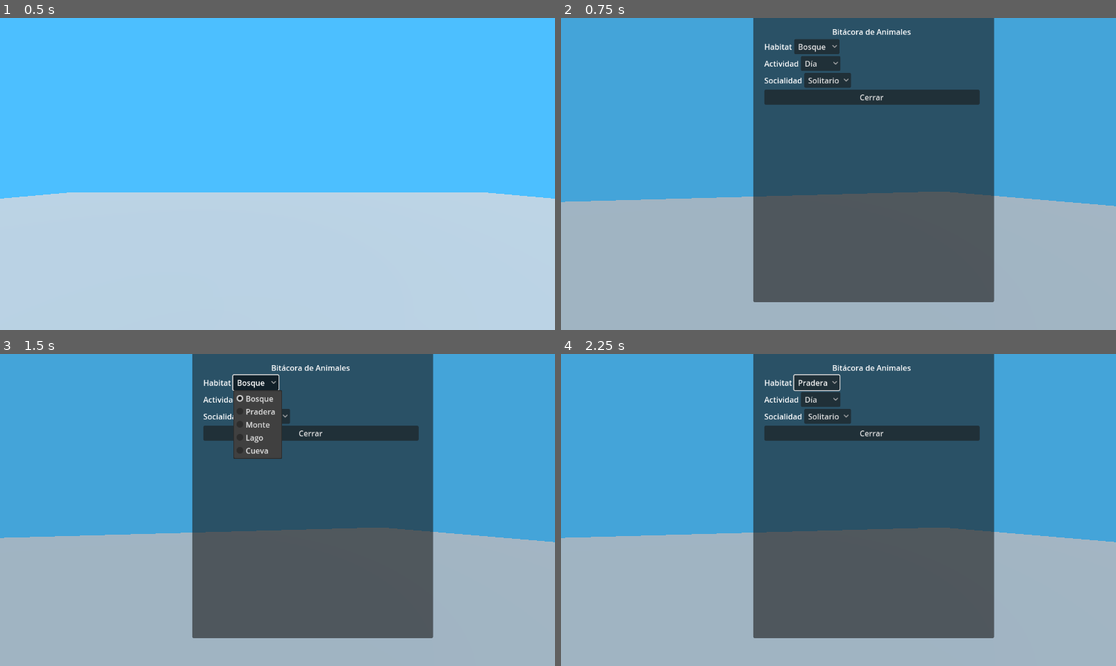
Above: before the commit, frames 1-4 (two rows, left to right).
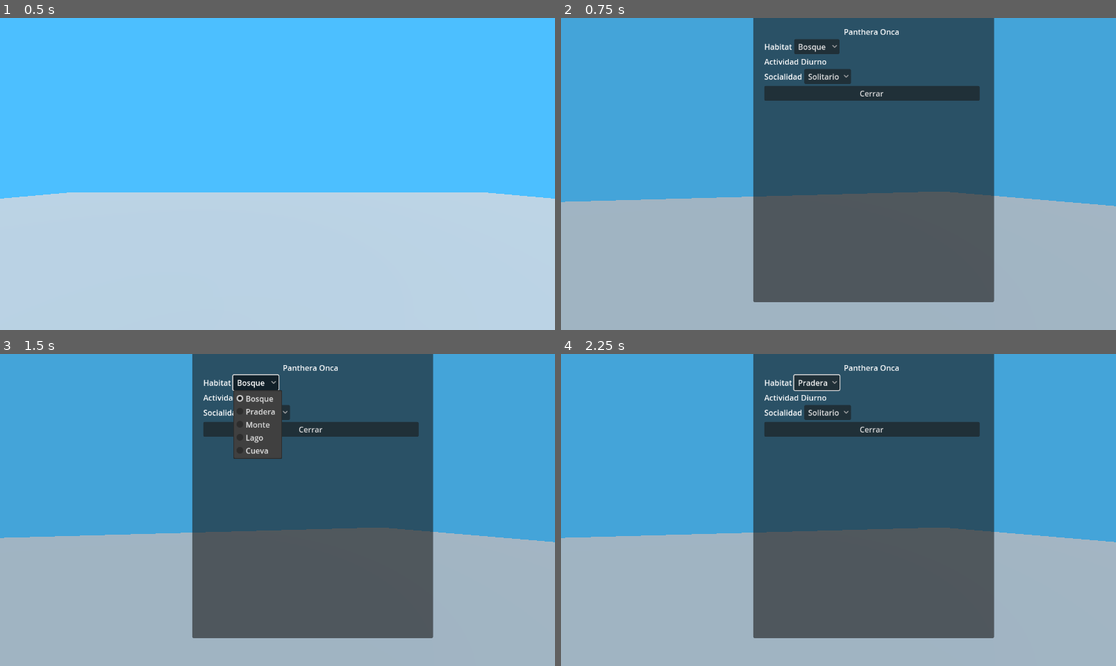
Above: after the commit, the same moments.

Repository: i4nkvrtjs/godotGameJam
Game: Godot game, scene res://lvl.tscn
The game is run twice, just before and just after one commit, with the same random seed, the same clock (stepped at 60 frames per second) and the same inputs.
Inputs (mouse positions are in pixels of both pictures, inside the frame that each line leads up to):
- Up to frame 1 (0.5 s): no input
- Up to frame 2 (0.75 s): tap Enter at 0.5 s; move the mouse to (866, 174) at 0.52 s; hold W (forward) from 0.53 s (still down); hold Tab (toggleLog) from 0.53 s (still down)
- Up to frame 3 (1.5 s): tap Space (jump) at 0.77 s; release W (forward) at 1.25 s; release Tab (toggleLog) at 1.25 s; click "Bosque" at 1.25 s
- Up to frame 4 (2.25 s): click "Solitario" at 2 s

Frame 1 is identical in both runs. In frame 2, 1.9% of the frame differs, in the area x 36-76%, y 3-28%; in frame 3, 1.2%; in frame 4, 1.9%.

Commit message:
Log con diferentes paginas y distintos parametros interactuables

Diff:
--- a/gamejam/game_manager.gd
+++ b/gamejam/game_manager.gd
@@ -8,3 +8,5 @@
 func _input(event):
 	if event.is_action_pressed("toggleLog"):
 		animalLog.toggle_log()
+	elif event.is_action_pressed("logNext"):
+		animalLog.next_animal()
--- a/gamejam/log.gd
+++ b/gamejam/log.gd
@@ -1,30 +1,132 @@
 extends Control
 
 @export var game_manager: Node
+@export var animals := [
+	{
+		"Nombre": "Panthera Onca",
+		"Habitat": "Bosque",
+		"Actividad": "Diurno",
+		"Socialidad": "Solitario",
+		"Interactuable": ["Habitat", "Socialidad"]
+	},
+	{
+		"Nombre": "Hippocamelus Bisulcus",
+		"Habitat": "Bosque",
+		"Actividad": "Diurno",
+		"Socialidad": "Solitario",
+		"Interactuable": ["Socialidad"]
+	},
+	{
+		"Nombre": "Tyto Alba",
+		"Habitat": "Bosque",
+		"Actividad": "Nocturno",
+		"Socialidad": "Solitario",
+		"Interactuable": ["Actividad", "Socialidad"]
+	},
+	{
+		"Nombre": "Chonchón",
+		"Habitat": "Cueva",
+		"Actividad": "Nocturno",
+		"Socialidad": "Grupal",
+		"Interactuable": ["Habitat", "Actividad", "Socialidad"]
+	},
+	{
+		"Nombre": "Caimán Yacaré",
+		"Habitat": "Lago",
+		"Actividad": "Diurno",
+		"Socialidad": "Grupal",
+		"Interactuable": ["Habitat", "Actividad"]
+	},
+	{
+		"Nombre": "Nahuelito",
+		"Habitat": "Lago",
+		"Actividad": "Nocturno",
+		"Socialidad": "Solitario",
+		"Interactuable": ["Habitat", "Actividad","Socialidad"]
+	},
+	{
+		"Nombre": "Nyctibius Griseus",
+		"Habitat": "Monte",
+		"Actividad": "Diurno",
+		"Socialidad": "Solitario",
+		"Interactuable": ["Socialidad"]
+	},
+	{
+		"Nombre": "Priodontes Maximus",
+		"Habitat": "Monte",
+		"Actividad": "Diurno",
+		"Socialidad": "Solitario",
+		"Interactuable": ["Habitat"]
+	},
+	{
+		"Nombre": "Chancha con Cadenas",
+		"Habitat": "Monte",
+		"Actividad": "Nocturno",
+		"Socialidad": "Solitario",
+		"Interactuable": ["Actividad", "Socialidad"]
+	},
+	{
+		"Nombre": "Hydrochoerus Hydrochaeris",
+		"Habitat": "Pradera",
+		"Actividad": "Diurno",
+		"Socialidad": "Grupal",
+		"Interactuable": ["Actividad"]
+	},
+	{
+		"Nombre": "Aguará Guazú",
+		"Habitat": "Pradera",
+		"Actividad": "Nocturno",
+		"Socialidad": "Solitario",
+		"Interactuable": ["Actividad", "Socialidad"]
+	}
+]
+
 @export var category_options: Dictionary = {
 	"Habitat": ["Bosque", "Pradera", "Monte", "Lago", "Cueva"],
 	"Actividad": ["Día", "Noche"],
 	"Socialidad": ["Solitario", "Grupal"]
 }
-var button_paths = {
-	"Habitat": "Panel/VBoxContainer/Habitat/Habitat_OptionButton",
-	"Actividad": "Panel/VBoxContainer/Actividad/Actividad_OptionButton",
-	"Socialidad": "Panel/VBoxContainer/Socialidad/Socialidad_OptionButton"
+var categoryElements = {
+	"Habitat": {
+		"button": "Panel/VBoxContainer/Habitat/Habitat_OptionButton",
+		"label": "Panel/VBoxContainer/Habitat/HabitatLabel"
+		},
+	"Actividad": {
+		"button": "Panel/VBoxContainer/Actividad/Actividad_OptionButton",
+		"label": "Panel/VBoxContainer/Actividad/ActividadLabel"
+		},
+	"Socialidad": {
+		"button": "Panel/VBoxContainer/Socialidad/Socialidad_OptionButton",
+		"label": "Panel/VBoxContainer/Socialidad/SocialidadLabel"
+		}
 }
+
+var currentAnimalIndex : int = 0
+var isLogOpen : bool = false
 
 func _ready():
 	process_mode = Node.PROCESS_MODE_ALWAYS
 	update_ui()
 	hide_log()
-	set_process_unhandled_input(true)
 
 func update_ui():
+	var animal = animals[currentAnimalIndex]
+	$Panel/VBoxContainer/AnimalName.text = animal["Nombre"]
 	for category in category_options.keys():
-		var button: OptionButton = get_node_or_null(button_paths[category])
-		if button:
+		var button: OptionButton = get_node_or_null(categoryElements[category]["button"])
+		var label: Label = get_node_or_null(categoryElements[category]["label"])
+
+		if button and label:
 			button.clear()
 			for option in category_options[category]:
 				button.add_item(option)
+
+			var esInteractuable = category in animal["Interactuable"]
+			button.visible = esInteractuable
+			label.visible = not esInteractuable
+
+			if not esInteractuable:
+				label.text = animal[category]
 
 func _on_option_selected(index: int, button: OptionButton, category: String):
 	print(category, "selected:", button.get_item_text(index))
@@ -49,3 +151,21 @@
 
 func _on_cerrar_pressed():
 	hide_log()
+
+func next_animal():
+	if currentAnimalIndex < animals.size() -1:
+		currentAnimalIndex += 1
+		update_ui()
+
+func prev_animal():
+	if currentAnimalIndex > 0:
+		currentAnimalIndex -= 1
+		update_ui()
+
+func _input(event):
+	if event.is_action_pressed("toggleLog"):
+		toggle_log()
+	elif event.is_action_pressed("logNext"):
+		next_animal()
+	elif event.is_action_pressed("logPrev"):
+		prev_animal()
--- a/gamejam/log.tscn
+++ b/gamejam/log.tscn
@@ -46,11 +46,10 @@
 offset_right = 470.0
 offset_bottom = 520.0
 
-[node name="Titulo" type="Label" parent="Panel/VBoxContainer"]
+[node name="AnimalName" type="Label" parent="Panel/VBoxContainer"]
 layout_mode = 2
 size_flags_horizontal = 4
 size_flags_vertical = 0
-text = "Bitácora de Animales"
 
 [node name="Habitat" type="HBoxContainer" parent="Panel/VBoxContainer"]
 layout_mode = 2
@@ -66,6 +65,9 @@
 size_flags_horizontal = 8
 size_flags_vertical = 4
 
+[node name="HabitatLabel" type="Label" parent="Panel/VBoxContainer/Habitat"]
+layout_mode = 2
+
 [node name="Actividad" type="HBoxContainer" parent="Panel/VBoxContainer"]
 layout_mode = 2
 
@@ -74,6 +76,9 @@
 text = "Actividad"
 
 [node name="Actividad_OptionButton" type="OptionButton" parent="Panel/VBoxContainer/Actividad"]
+layout_mode = 2
+
+[node name="ActividadLabel" type="Label" parent="Panel/VBoxContainer/Actividad"]
 layout_mode = 2
 
 [node name="Socialidad" type="HBoxContainer" parent="Panel/VBoxContainer"]
@@ -86,6 +91,9 @@
 [node name="Socialidad_OptionButton" type="OptionButton" parent="Panel/VBoxContainer/Socialidad"]
 layout_mode = 2
 
+[node name="SocialidadLabel" type="Label" parent="Panel/VBoxContainer/Socialidad"]
+layout_mode = 2
+
 [node name="Cerrar" type="Button" parent="Panel/VBoxContainer"]
 layout_mode = 2
 text = "Cerrar"
--- a/gamejam/lvl.tscn
+++ b/gamejam/lvl.tscn
@@ -75,21 +75,21 @@
 shape = SubResource("ConcavePolygonShape3D_hqtel")
 
 [node name="Player" type="CharacterBody3D" parent="."]
-transform = Transform3D(1, 0, 0, 0, 1, 0, 0, 0, 1, 0, -0.455746, 0)
+transform = Transform3D(1, 0, 0, 0, 1, 0, 0, 0, 1, 0, 0.544254, 0)
 script = ExtResource("3_k0o5b")
 MOUSE_SENS_X = 0.005
 MOUSE_SENS_Y = 0.005
 
 [node name="MeshInstance3D" type="MeshInstance3D" parent="Player"]
-transform = Transform3D(0.644406, 0, 0, 0, 0.644406, 0, 0, 0, 0.644406, 0, 1.16895, 0)
+transform = Transform3D(0.644406, 0, 0, 0, 0.644406, 0, 0, 0, 0.644406, 0, 0.16895, 0)
 mesh = SubResource("CapsuleMesh_sweqy")
 
 [node name="CollisionShape3D" type="CollisionShape3D" parent="Player"]
-transform = Transform3D(0.644406, 0, 0, 0, 0.644406, 0, 0, 0, 0.644406, 0, 1.16895, 0)
+transform = Transform3D(0.644406, 0, 0, 0, 0.644406, 0, 0, 0, 0.644406, 0, 0.16895, 0)
 shape = SubResource("ConvexPolygonShape3D_2hs0m")
 
 [node name="Neck" type="Node3D" parent="Player"]
-transform = Transform3D(1, 0, 0, 0, 1, 0, 0, 0, 1, 0, 1.42856, 0)
+transform = Transform3D(1, 0, 0, 0, 1, 0, 0, 0, 1, 0, 0.42856, 0)
 
 [node name="Camera3D" type="Camera3D" parent="Player/Neck"]
 
--- a/gamejam/project.godot
+++ b/gamejam/project.godot
@@ -53,3 +53,13 @@
 , Object(InputEventKey,"resource_local_to_scene":false,"resource_name":"","device":-1,"window_id":0,"alt_pressed":false …(182 unchanged characters)…
 ]
 }
+logNext={
+"deadzone": 0.2,
+"events": [Object(InputEventKey,"resource_local_to_scene":false,"resource_name":"","device":-1,"window_id":0,"alt_pressed":false,"shift_pressed":false,"ctrl_pressed":false,"meta_pressed":false,"pressed":false,"keycode":0,"physical_keycode":68,"key_label":0,"unicode":100,"location":0,"echo":false,"script":null)
+]
+}
+logPrev={
+"deadzone": 0.2,
+"events": [Object(InputEventKey,"resource_local_to_scene":false,"resource_name":"","device":-1,"window_id":0,"alt_pressed":false,"shift_pressed":false,"ctrl_pressed":false,"meta_pressed":false,"pressed":false,"keycode":0,"physical_keycode":65,"key_label":0,"unicode":97,"location":0,"echo":false,"script":null)
+]
+}
Not shown: 1 places in gamejam/lvl.tscn that only renumber resources
